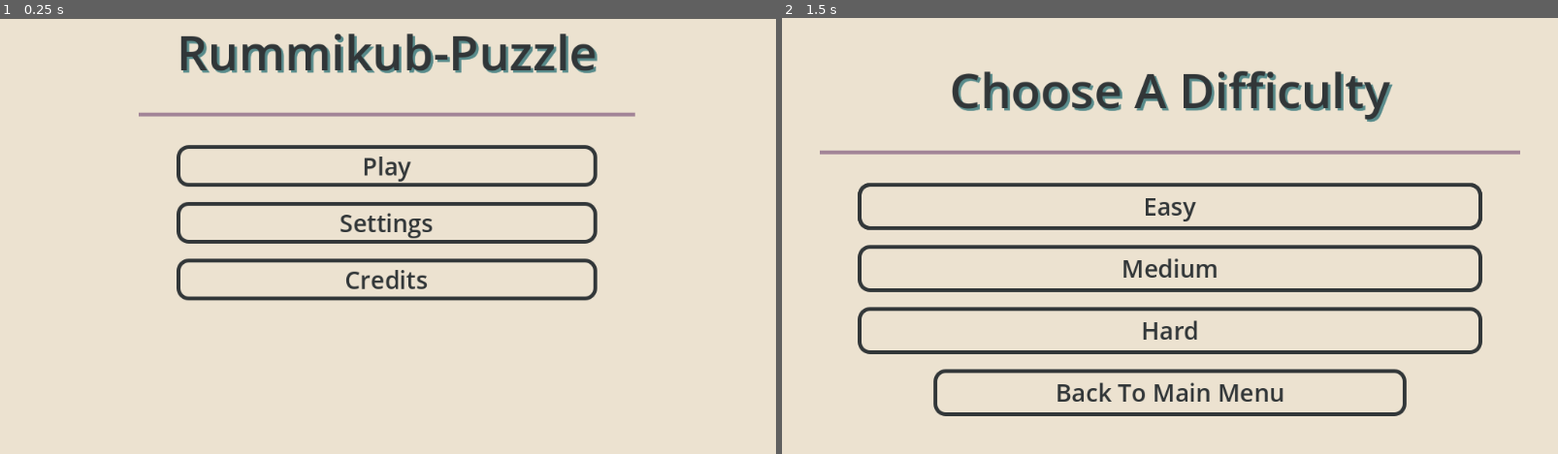
Above: before the commit, frames 1-2 (left to right).
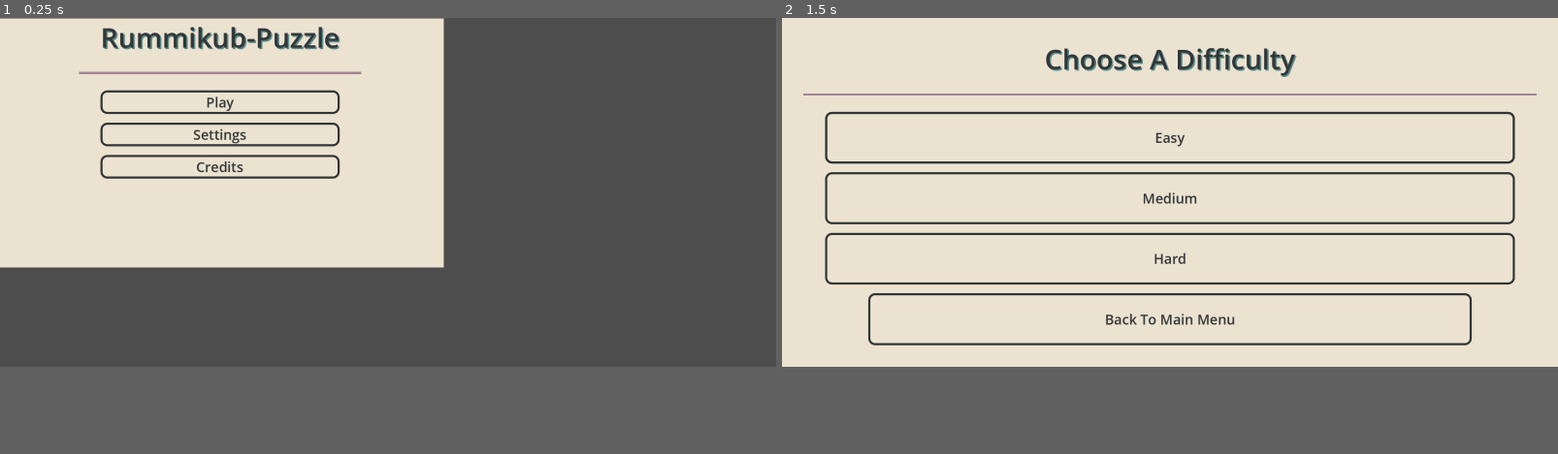
Above: after the commit, the same moments.

Repository: DaltonBaum/RummyCubed
Game: Godot game, scene res://scenes/main_menu.tscn
Same seed, same stepped clock (60 frames per second), same inputs: the game is played once before the commit and once after it.
Inputs:
- Up to frame 1 (0.25 s): no input
- Up to frame 2 (1.5 s): click "Play" at 0.5 s; click "Easy" at 1.25 s
In our replay, the window is 800x450 before the commit and 800x360 after it. These sizes can differ from the game's own. Grey fills any space a smaller window leaves; there, only what the larger window draws over its background counts as a difference.

The runs differ from the first frame. In frame 1, 53% of the frame differs, in the area x 0-100%, y 0-80%; in frame 2, 17%.

Commit message:
Updated to phone res

Diff:
--- a/project.godot
+++ b/project.godot
@@ -17,8 +17,10 @@
 
 [display]
 
-window/size/viewport_width=1024
-window/size/viewport_height=576
+window/size/viewport_width=1080
+window/size/viewport_height=2400
+window/size/window_width_override=1800
+window/size/window_height_override=810
 
 [dotnet]
 
